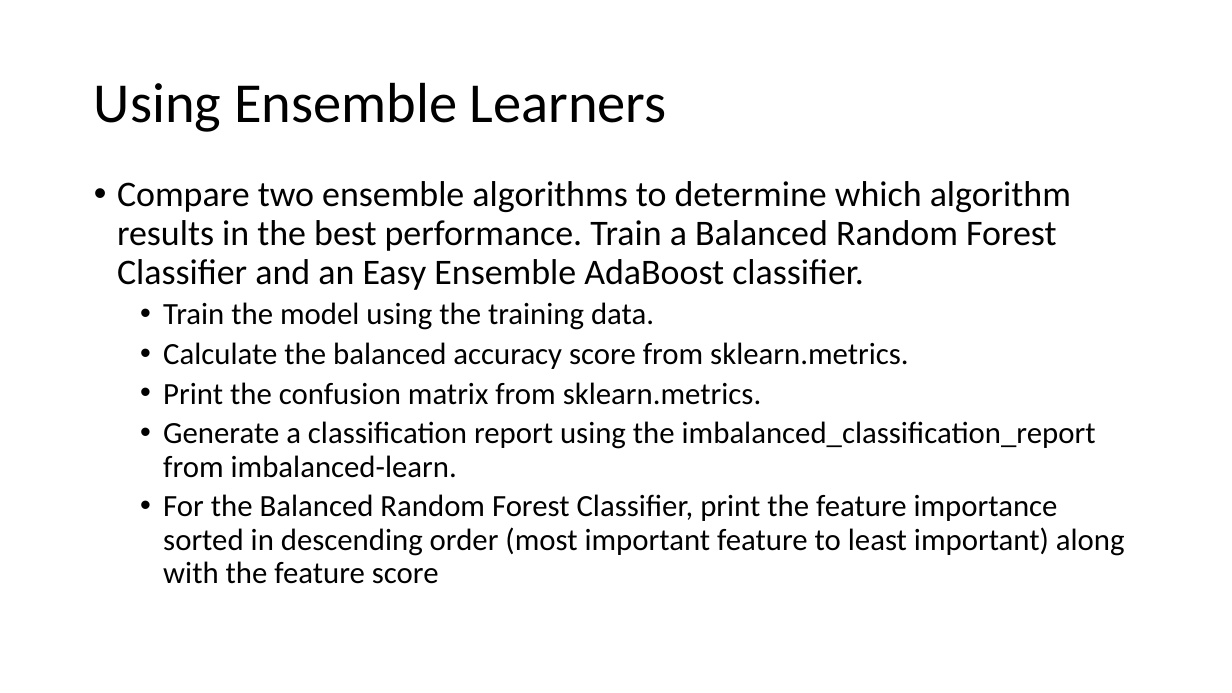
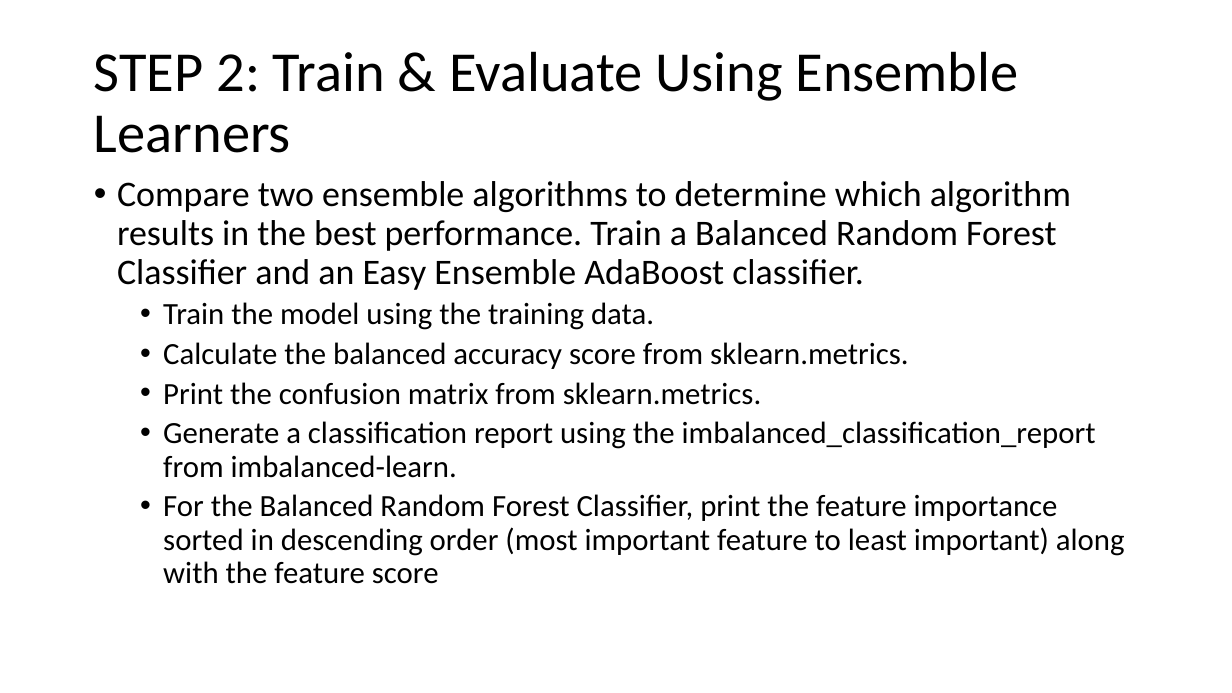
Before and after one commit to ALIYA2Group/Mod20_Segment_1, a slide deck: slide 7 of Mock ML Model/Machine Learning Blue Print.pptx. Drawn at 1232x693 pixels with LibreOffice and Linux fonts; fonts in the diff are those of the drawing. Boxes give left, top, right and bottom in pixels: in the first picture for what was removed or moved away, otherwise in the second. Text is boxed around its words. In the diff, an @@ line names an element or a change of style, - is before the commit and + after.

```diff
--- a/Mock ML Model/Machine Learning Blue Print.pptx
+++ b/Mock ML Model/Machine Learning Blue Print.pptx
@@ title at (94, 51, 1019, 153): text changed @@
-Using Ensemble Learners
+STEP 2: Train & Evaluate Using Ensemble Learners
```
Also in this commit, not shown: 1 other slide changed, 1 other file.
